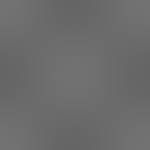
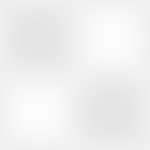
The second (150, 150) image is a revision of the first. Changes to its layers:
painted on "Eingefügte Ebene" over [0, 0, 150, 150]
